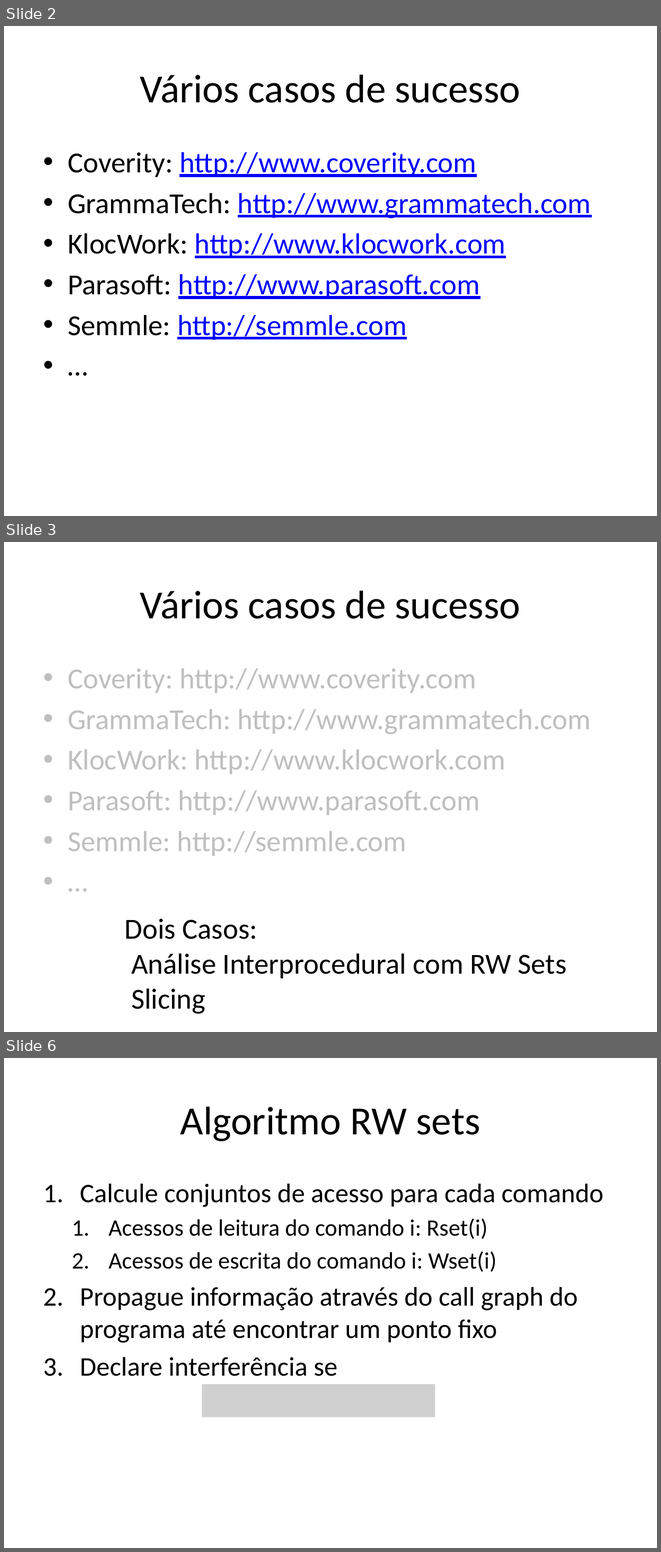
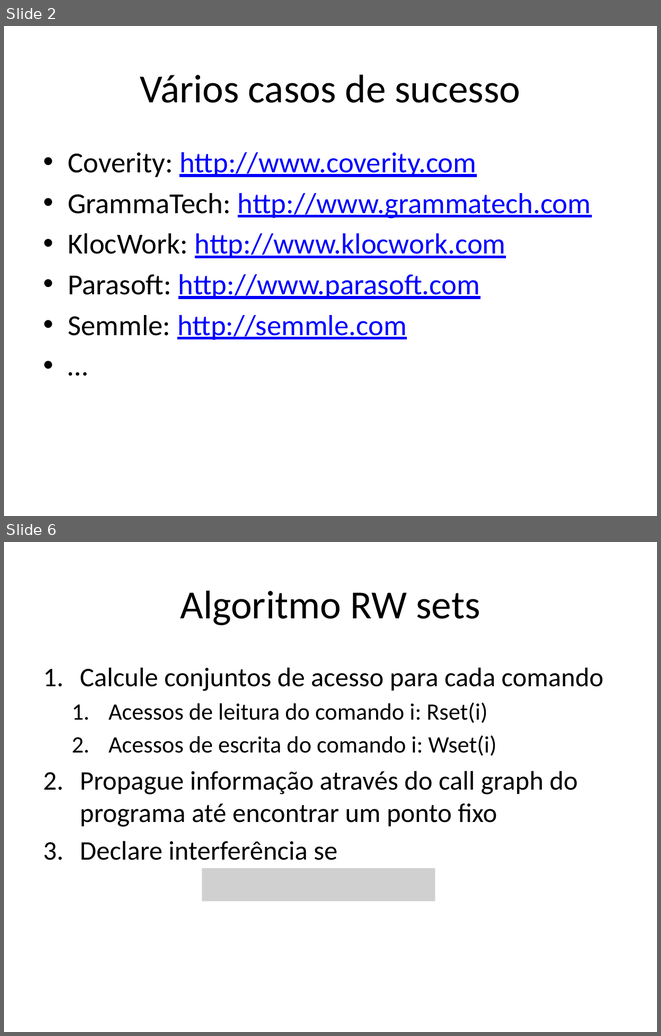
Before and after one commit to damorim/compilers-cin, a slide deck: slides-aulas/aplicacoes.pptx. Shown one above the other, each under a label of ours: slides 2, 3 and 6 before the commit, slides 2 and 6 after it; the slides between them are not shown. The pictures are 661x1552 and 661x1036 pixels, drawn with LibreOffice and Linux fonts; fonts in the diff are those of the drawing; grey boxes stand for pictures. Boxes give left, top, right and bottom in pixels: in the first picture for what was removed or moved away, otherwise in the second. Text is boxed around its words. In the diff, an @@ line names an element or a change of style, - is before the commit and + after.

```diff
--- a/slides-aulas/aplicacoes.pptx
+++ b/slides-aulas/aplicacoes.pptx
@@ slide 3 removed at [4,542,657,1032], background #FFFFFF @@
@@ title removed at [140,590,521,619] @@
-Vários casos de sucesso
@@ text removed at [68,668,591,856] @@
-• Coverity: http://www.coverity.com
-• GrammaTech: http://www.grammatech.com
-• KlocWork: http://www.klocwork.com
-• Parasoft: http://www.parasoft.com
-• Semmle: http://semmle.com
-• …
@@ text removed at [125,918,567,1014] @@
-Dois Casos:
-Análise Interprocedural com RW Sets
-Slicing
```
Also in this commit, not shown: 4 slides changed, 1 slide added, 4 other files.
